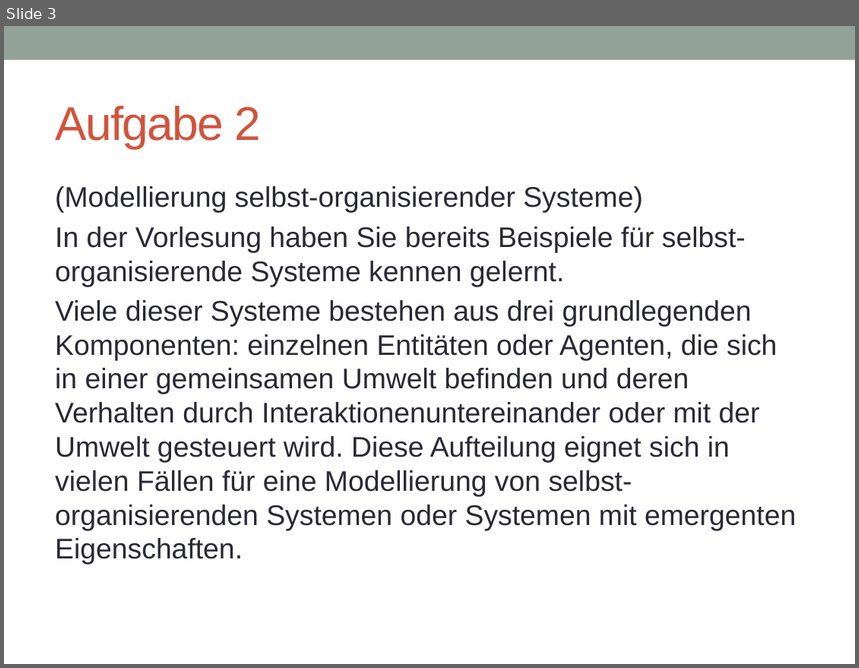
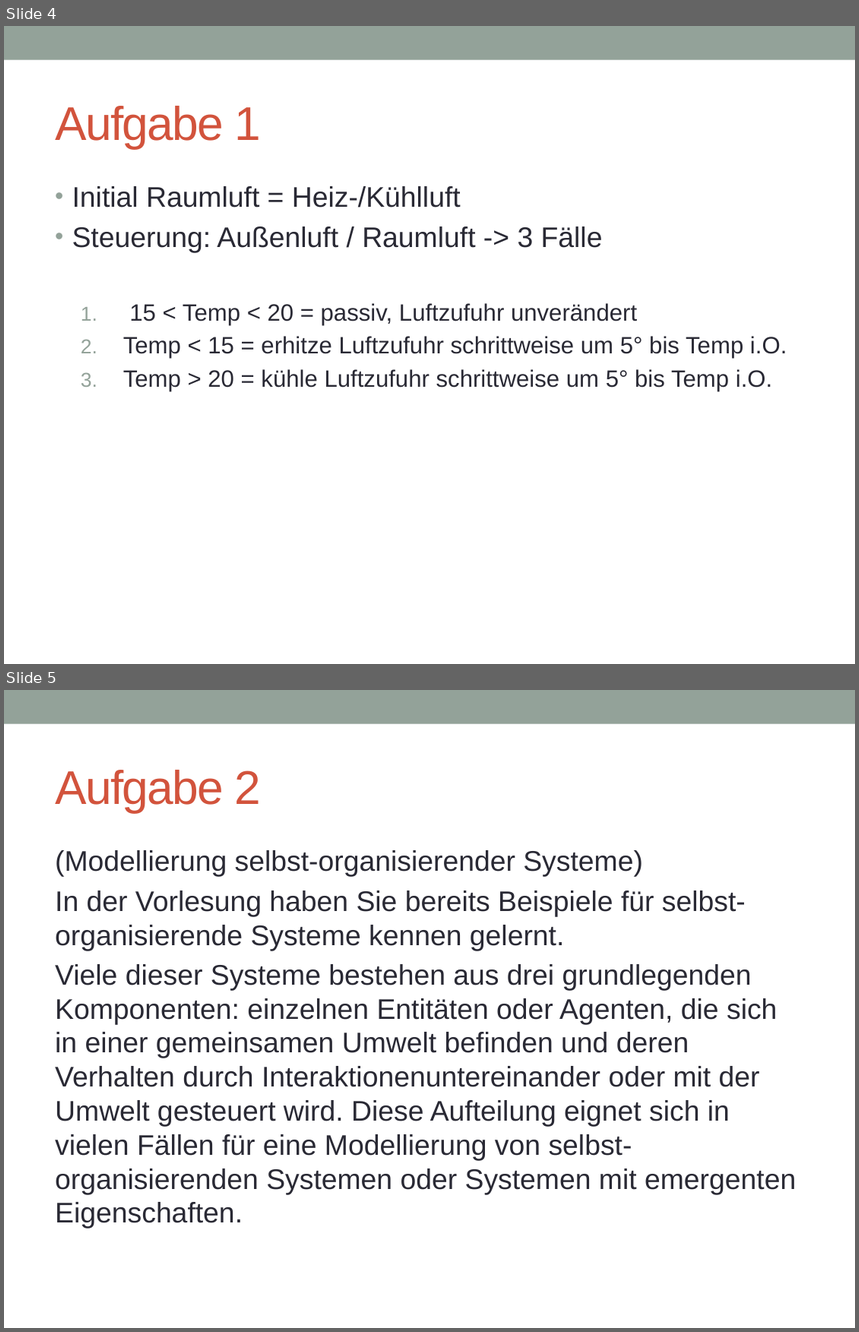
Before and after one commit to SOAS-Uni-Augsburg/ws16-17-group-01, a slide deck: Blatt-01/Übungsblatt 1 SOAS.pptx. Shown one above the other, each under a label of ours: slide 3 before the commit, slides 4 and 5 after it. The pictures are 859x668 and 859x1332 pixels, drawn with LibreOffice and Linux fonts; fonts in the diff are those of the drawing. Boxes give left, top, right and bottom in pixels: in the first picture for what was removed or moved away, otherwise in the second. Text is boxed around its words. In the diff, an @@ line names an element or a change of style, - is before the commit and + after.

```diff
--- a/Blatt-01/Übungsblatt 1 SOAS.pptx
+++ b/Blatt-01/Übungsblatt 1 SOAS.pptx
@@ slide 4 added at bbox=[4, 26, 855, 664], background #FFFFFF; not listed: 1 template element that a slide beside it also shows @@
@@ title added at bbox=[55, 106, 262, 149], 40 pt, text #D2533C @@
+Aufgabe 1
@@ text added at bbox=[72, 186, 787, 392], 20 pt, text #292934 @@
+• Initial Raumluft = Heiz-/Kühlluft
+• Steuerung: Außenluft / Raumluft -> 3 Fälle
+  1. 15 < Temp < 20 = passiv, Luftzufuhr unverändert
+  2. Temp < 15 = erhitze Luftzufuhr schrittweise um 5° bis Temp i.O.
+  3. Temp > 20 = kühle Luftzufuhr schrittweise um 5° bis Temp i.O.
@@ what was slide 3 is now slide 5 @@
```
Also in this commit, not shown: 2 slides changed, 1 other slide added.
